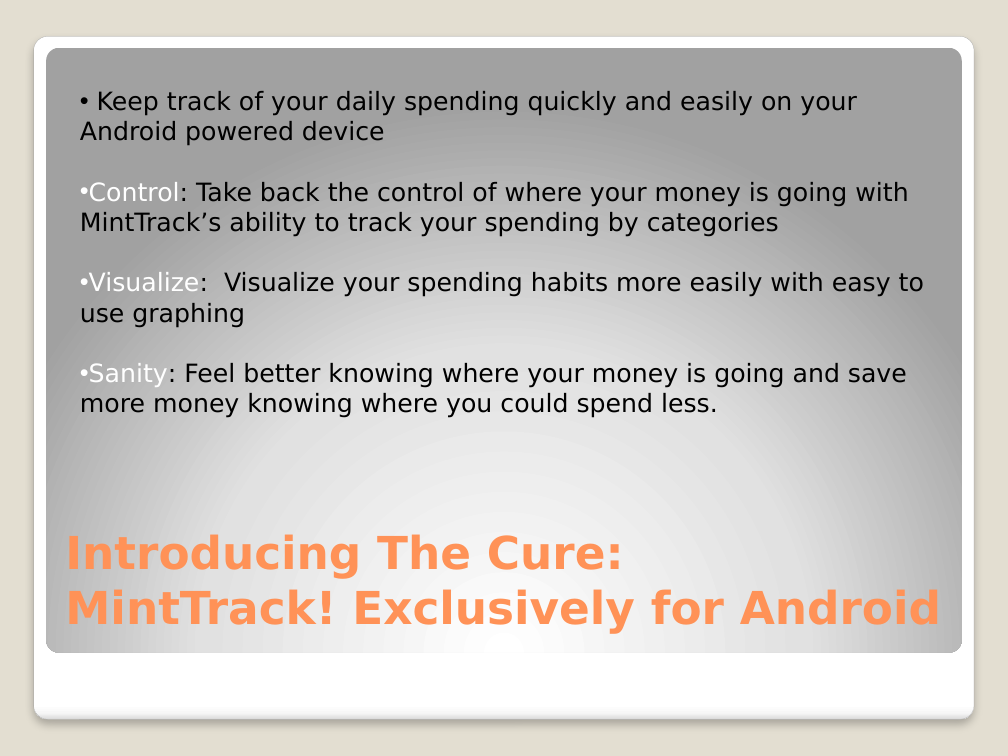
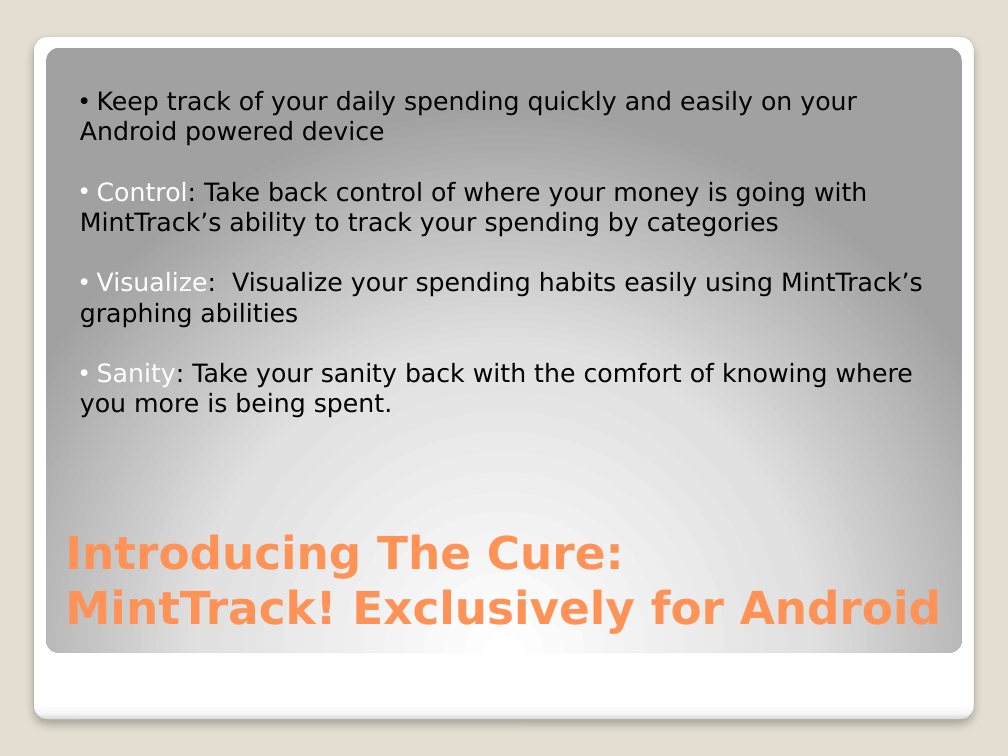
Before and after one commit to hikarucfdb/minttrack, a slide deck: slide 3 of Documentation/Proposal/Proposal Presentation.pptx. Drawn at 1008x756 pixels with LibreOffice and Linux fonts; fonts in the diff are those of the drawing. Boxes give left, top, right and bottom in pixels: in the first picture for what was removed or moved away, otherwise in the second. Text is boxed around its words. In the diff, an @@ line names an element or a change of style, - is before the commit and + after.

```diff
--- a/Documentation/Proposal/Proposal Presentation.pptx
+++ b/Documentation/Proposal/Proposal Presentation.pptx
@@ text at [80, 182, 923, 418]: text changed @@
-• Control: Take back the control of where your money is going with MintTrack’s ability to track your spending by categories
-• Visualize: Visualize your spending habits more easily with easy to use graphing
-• Sanity: Feel better knowing where your money is going and save more money knowing where you could spend less.
+• Control: Take back control of where your money is going with MintTrack’s ability to track your spending by categories
+• Visualize: Visualize your spending habits easily using MintTrack’s graphing abilities
+• Sanity: Take your sanity back with the comfort of knowing where you more is being spent.
```
Also in this commit, not shown: 1 other slide changed.
